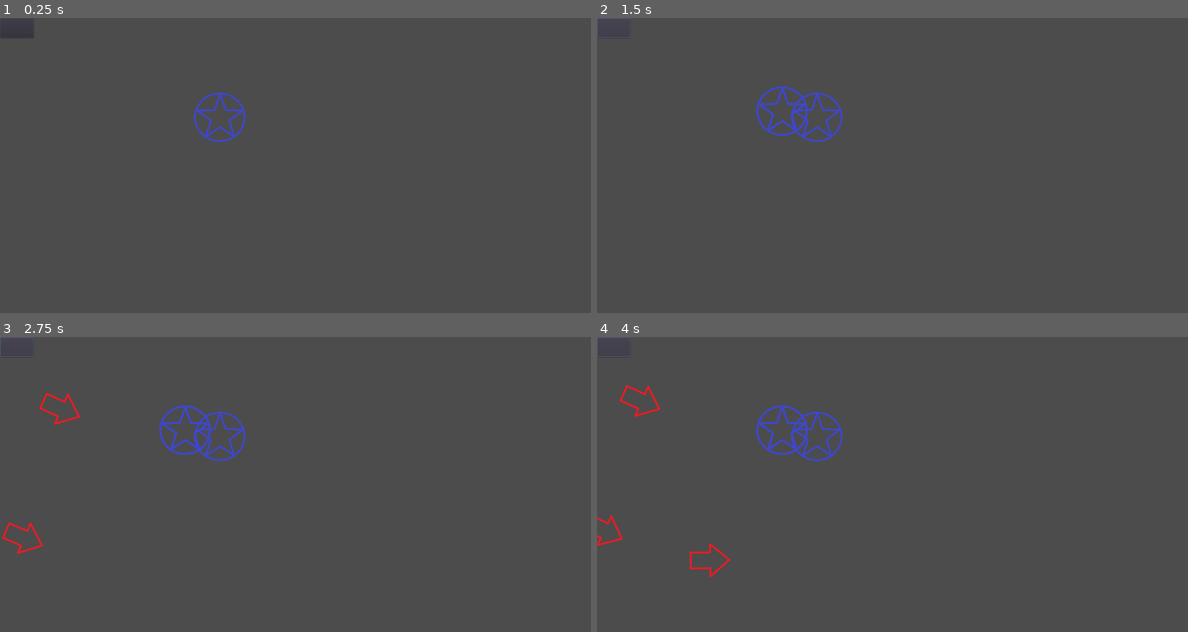
Above: before the commit, frames 1-4 (two rows, left to right).
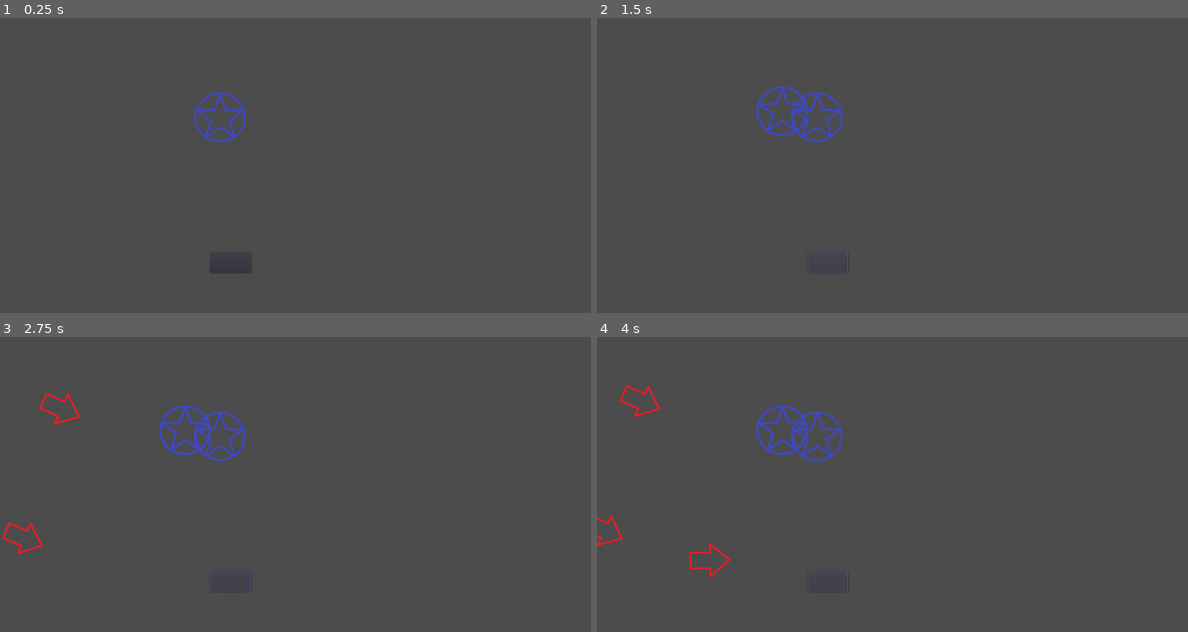
Above: after the commit, the same moments.

Repository: Bronsky91/WS2-Godot
Game: Godot game, scene res://scenes/Game.tscn
The game is run twice, just before and just after one commit, with the same random seed, the same clock (stepped at 60 frames per second) and the same inputs.
Inputs (mouse positions are in pixels of both pictures, inside the frame that each line leads up to; where the layout moved, square brackets give the same spot in the first picture):
- Up to frame 1 (0.25 s): no input
- Up to frame 2 (1.5 s): click (827, 262) [614, 26] at 0.5 s; click (827, 262) [614, 26] at 1.25 s
- Up to frame 3 (2.75 s): click (230, 581) [17, 345] at 2 s
- Up to frame 4 (4 s): no input

The runs differ from the first frame. In frame 1, less than 0.1% of the frame differs, in the area x 36-43%, y 86-87%; in frame 2, less than 0.1%, in the area x 0-43%, y 0-87%; in frame 3, less than 0.1%; in frame 4, less than 0.1%.

Commit message:
Rune position?

Diff:
--- a/scenes/Game.tscn
+++ b/scenes/Game.tscn
@@ -51,4 +51,7 @@
 
 [node name="New Rune" parent="." index="4" instance=ExtResource( 4 )]
 
+position = Vector2( 569.33, 634.887 )
+scale = Vector2( 1.21755, 1.04766 )
+
 [connection signal="timeout" from="Timer" to="." method="_on_Timer_timeout"]
--- a/scenes/RuneButton.tscn
+++ b/scenes/RuneButton.tscn
@@ -3,7 +3,7 @@
 [ext_resource path="res://scripts/RuneButton.gd" type="Script" id=1]
 [ext_resource path="res://scenes/Rune.tscn" type="PackedScene" id=2]
 
-[node name="New Rune" type="Node2D"]
+[node name="New Rune" type="Node2D" index="0"]
 
 [node name="RuneButton" type="Button" parent="." index="0"]
 
@@ -27,6 +27,7 @@
 flat = false
 align = 1
 script = ExtResource( 1 )
+_sections_unfolded = [ "Mouse" ]
 rune = ExtResource( 2 )
 
 [connection signal="pressed" from="RuneButton" to="RuneButton" method="_on_RuneButton_pressed"]
--- a/scripts/RuneButton.gd
+++ b/scripts/RuneButton.gd
@@ -13,4 +13,5 @@
 func _on_RuneButton_pressed():
 	# TODO: Create conditions with declared variables above
 	var new_rune = rune.instance()
+	# Unsure of how position should be set still
 	get_tree().get_root().add_child(new_rune)
